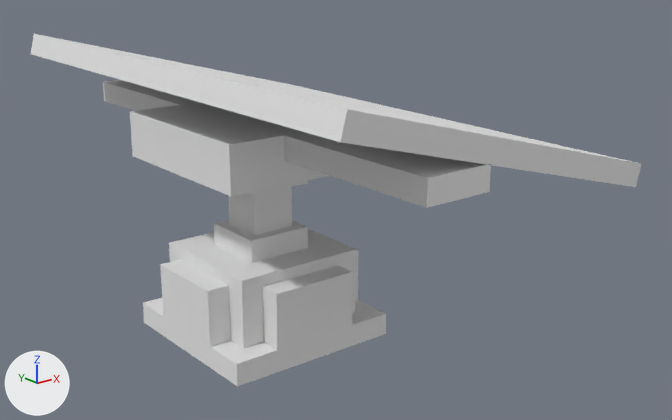
A saved change to the OBJ model models/solar_panel.obj.
Rendered twice from a 50 mm lens placed at (-2.75, -4.11, 2.25), pointed at (0.43, -0.13, 0.66). The axes (+X, +Y, +Z) are drawn at lower left. The lights are the same throughout. Where no turn or scale is listed for an object, it has been applied to the vertices.

Objects in the first picture: 'bone', 'bone10', 'bone11', 'bone12', 'bone12.001', 'bone13', 'bone13.001', 'bone13.002', 'bone2', 'bone3', 'bone4', 'bone5', 'bone6', 'bone8', 'bone9', 'pivotZ'.
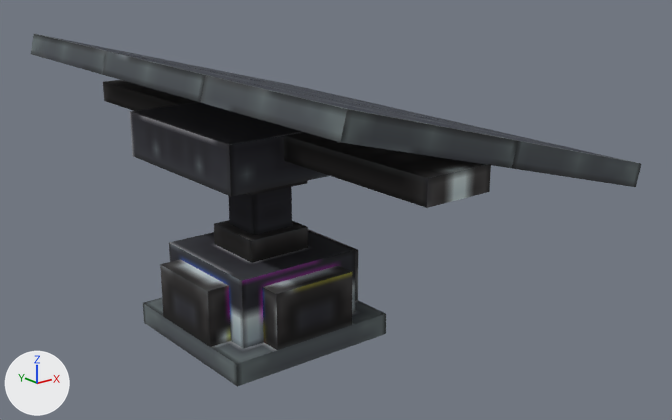
The newer file is also turned or shifted as a whole; pictures and numbers use the older file's frame.

What differs and where, as boxes [x1, y1, x2, y2] in the pictures (672 x 420 px):
'pivotZ', surface changed (grey to black): [130, 102, 329, 196] in both
'bone5', surface changed (white to grey): [200, 75, 518, 168] in both
'bone8', surface changed (grey to black): [284, 132, 491, 208] in both
'bone10', surface changed (grey to black): [169, 230, 355, 348] in both
'bone13.002', surface changed: [143, 298, 386, 387] in both
'bone13.001', surface changed (grey to black): [262, 266, 352, 350] in both
'bone13', surface changed (grey to black): [160, 229, 358, 347] in both
'bone3', surface changed (grey to black): [378, 108, 641, 187] in both
'bone2', surface changed (white to grey): [102, 51, 366, 106] in both
'bone12', surface changed (grey to black): [214, 220, 308, 263] in both
'bone12.001', surface changed (grey to black): [228, 187, 292, 235] in both
'bone6', surface changed (white to grey): [31, 34, 258, 81] in both
'bone9', surface changed (grey to black): [103, 80, 198, 111] in both
'bone', surface changed (white to grey): [270, 83, 490, 130] in both
'bone4', surface changed (white to grey): [188, 64, 380, 105] in both
'bone11', surface changed (grey to black): [246, 181, 307, 195] in both

The change in detail:
Picture 'big_solar_panel_block.png' (img_big_solar_panel_block_png) is new.
In material 'm_0af66a6f-d0b3-5517-8aa4-a4f419c2caba' (mat_m_0af66a6f_d0b3_5517_8aa4_a4f419c2caba), base_color is no longer (0.8, 0.8, 0.8), white #e7e7e7.
In material 'm_0af66a6f-d0b3-5517-8aa4-a4f419c2caba' (mat_m_0af66a6f_d0b3_5517_8aa4_a4f419c2caba), texture is now set to img_big_solar_panel_block_png.
